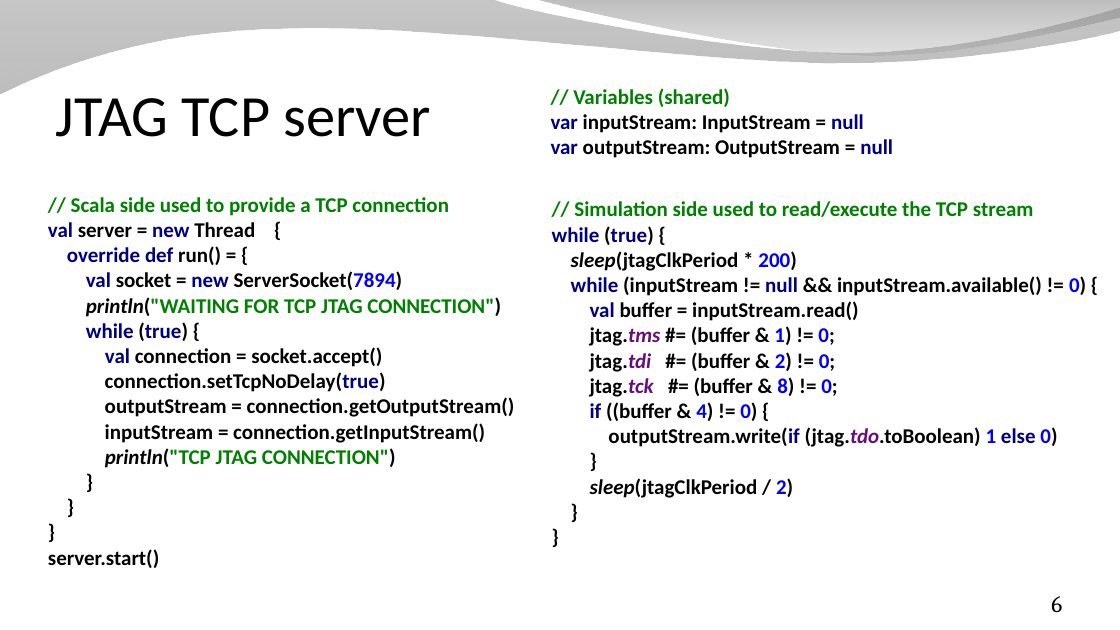
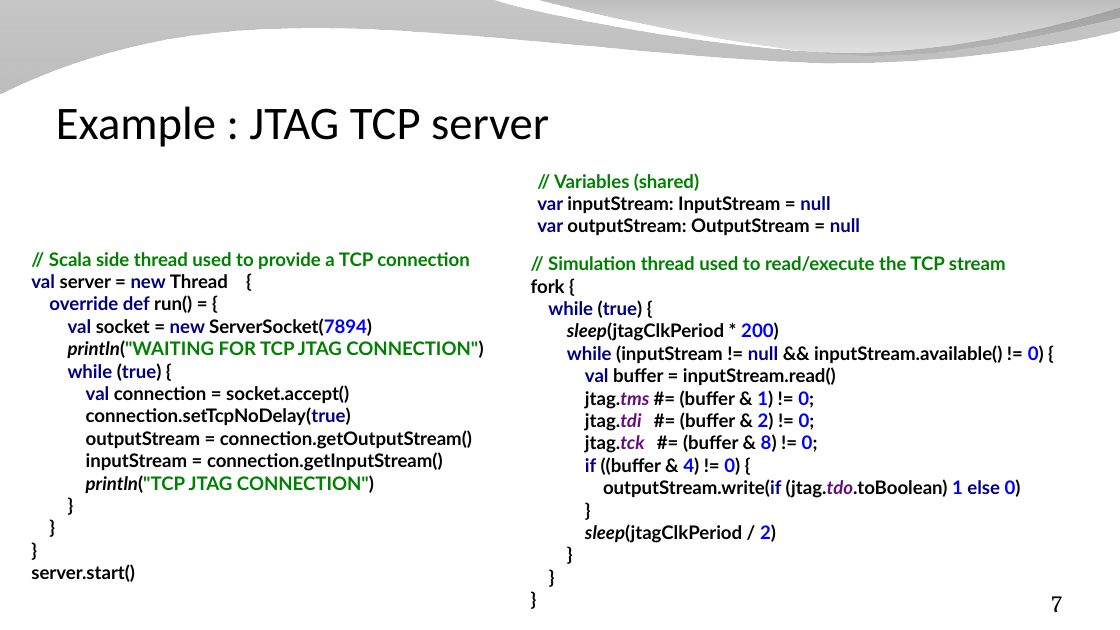
Before and after one commit to SpinalHDL/SpinalDoc, a slide deck: slide 7 of presentation/en/workshop/sim.odp (slide 6 before the commit). Drawn at 1120x630 pixels with LibreOffice and Linux fonts; fonts in the diff are those of the drawing; background and template pictures are left out. Boxes give left, top, right and bottom in pixels: in the first picture for what was removed or moved away, otherwise in the second. Text is boxed around its words. In the diff, an @@ line names an element or a change of style, - is before the commit and + after.

```diff
--- a/presentation/en/workshop/sim.odp
+++ b/presentation/en/workshop/sim.odp
@@ title at (x1=56, y1=106, x2=549, y2=147): text changed; size 50 to 40 pt @@
-JTAG TCP server
+Example : JTAG TCP server
@@ text "// Variables (shared)" moved from (x1=551, y1=88, x2=893, y2=158) to (x1=537, y1=173, x2=860, y2=235) @@
@@ text "// Variables (shared)" at (x1=537, y1=173, x2=860, y2=235): size 18 to 16 pt, font Calibri to Lato @@
@@ text "// Scala side thread used ..." moved from (x1=48, y1=197, x2=515, y2=568) to (x1=31, y1=252, x2=483, y2=582) @@
@@ text at (x1=49, y1=252, x2=470, y2=269): text changed; size 18 to 16 pt; font Calibri to Lato @@
-// Scala side used to provide a TCP connection
+// Scala side thread used to provide a TCP connection
@@ text at (x1=531, y1=256, x2=1044, y2=543): paragraph added @@
+}
@@ text "// Simulation thread used to ..." moved from (x1=552, y1=201, x2=1086, y2=498) to (x1=531, y1=256, x2=1044, y2=543) @@
@@ text at (x1=531, y1=256, x2=1006, y2=293): text changed; size 18 to 16 pt; font Calibri to Lato @@
-// Simulation side used to read/execute the TCP stream
+// Simulation thread used to read/execute the TCP stream
+fork {
@@ text at (x1=31, y1=274, x2=483, y2=582): size 18 to 16 pt, font Calibri to Lato in "val server = new Thread { override ..." @@
@@ text at (x1=548, y1=300, x2=1044, y2=543): size 18 to 16 pt, font Calibri to Lato in "while (true) { sleep(jtagClkPeriod * 200) while ..." @@
@@ page number at (x1=1051, y1=596, x2=1062, y2=612): text changed @@
-6
+7
```
Also in this commit, not shown: 5 other slides changed, 1 slide added, 11 other files.
